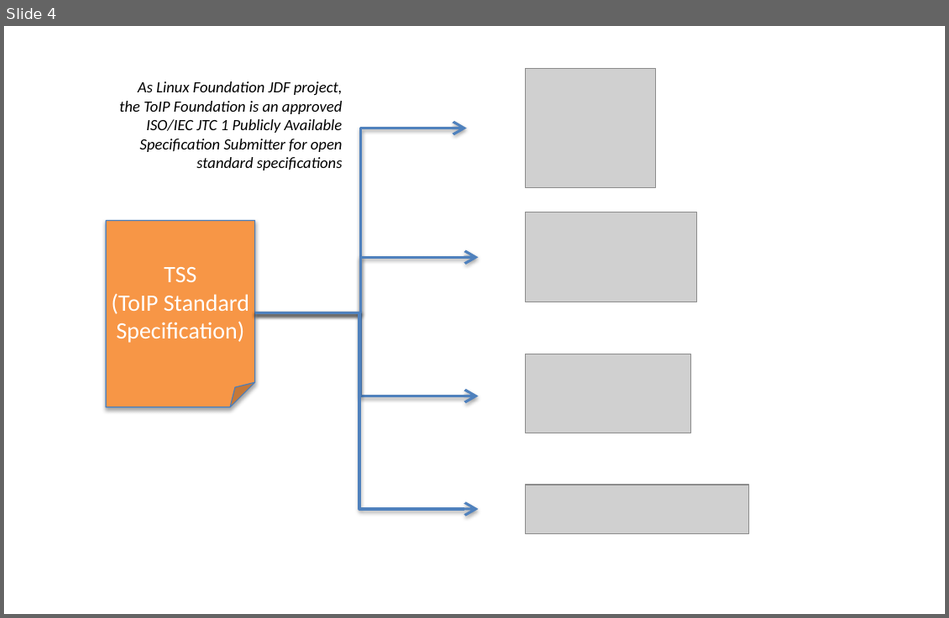
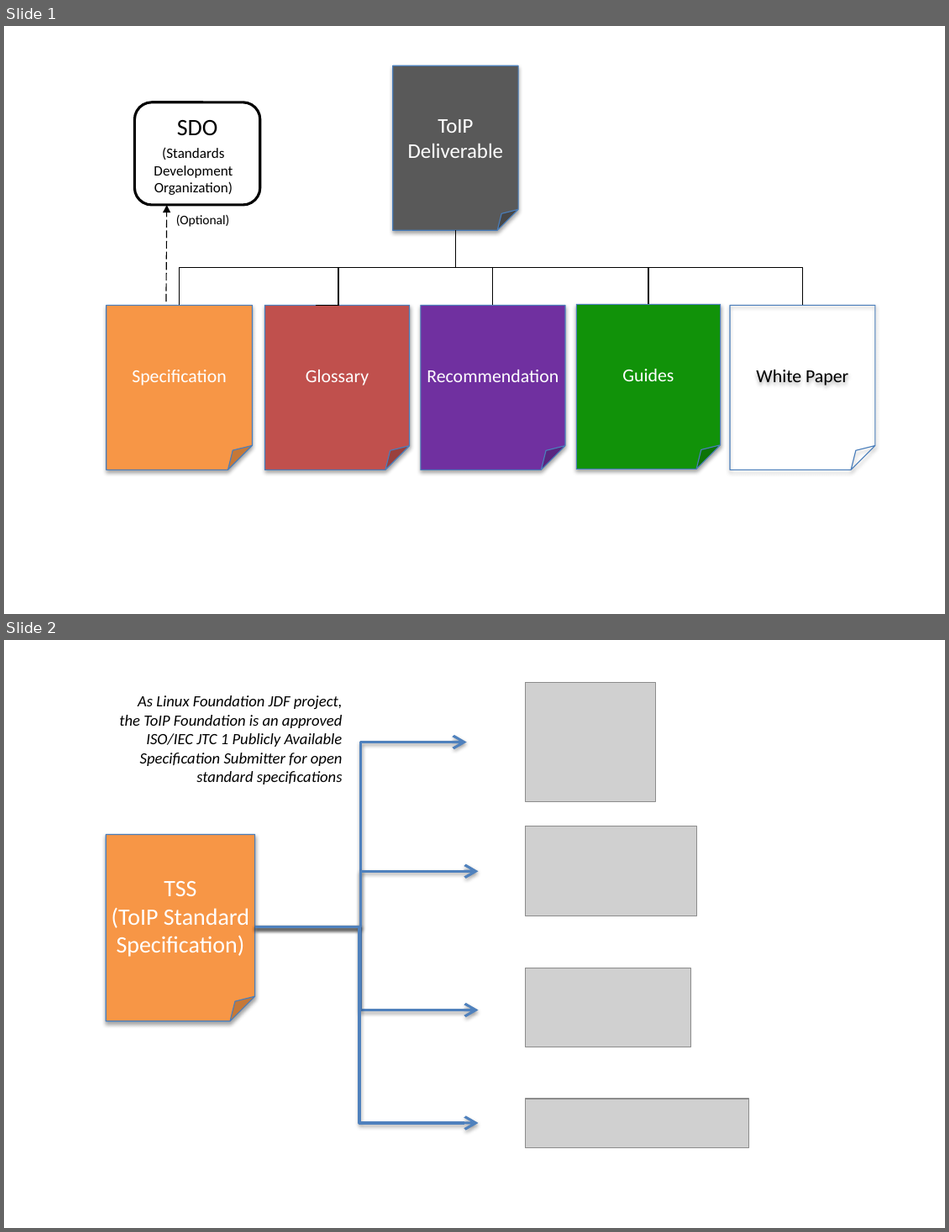
Before and after one commit to vinomaster/deliverables-firstdraft, a slide deck: _images/source_diagrams.pptx. Shown one above the other, each under a label of ours: slide 4 before the commit, slides 1 and 2 after it. The pictures are 949x618 and 949x1232 pixels, drawn with LibreOffice and Linux fonts; fonts in the diff are those of the drawing; grey boxes stand for pictures. Boxes give left, top, right and bottom in pixels: in the first picture for what was removed or moved away, otherwise in the second. Text is boxed around its words. In the diff, an @@ line names an element or a change of style, - is before the commit and + after.

```diff
--- a/_images/source_diagrams.pptx
+++ b/_images/source_diagrams.pptx
@@ slide 1 added at bbox=[4, 26, 945, 614], background #FFFFFF @@
@@ folded corner added at bbox=[393, 65, 518, 230], fill #595959, outline #4B7EBC 0.75 pt, 16 pt, text #FFFFFF @@
+ToIP
+Deliverable
@@ rounded rectangle added at bbox=[135, 102, 260, 205], outline #000000 2 pt, 18 pt, text #000000 @@
+SDO
@@ text added at bbox=[154, 147, 232, 195], 11 pt, text #000000 @@
+(Standards Development Organization)
@@ arrow added from (166, 302) to (167, 205), #000000 0.75 pt dashed @@
@@ text added at bbox=[176, 215, 230, 227], 10 pt, text #000000 @@
+(Optional)
@@ elbow line added from (456, 230) to (179, 306), #000000 0.75 pt @@
@@ elbow line added from (456, 230) to (493, 306), #000000 0.75 pt @@
@@ elbow line added from (456, 230) to (803, 306), #000000 0.75 pt @@
@@ elbow line added from (456, 230) to (648, 305), #000000 0.75 pt @@
@@ elbow line added from (362, 268) to (316, 306), #000000 0.75 pt @@
@@ folded corner added at bbox=[106, 306, 253, 470], fill #F79646, outline #4B7EBC 0.75 pt, 14 pt, text #FFFFFF @@
+Specification
@@ folded corner added at bbox=[264, 306, 410, 470], fill #C0504D, outline #4B7EBC 0.75 pt, 14 pt, text #FFFFFF @@
+Glossary
@@ folded corner added at bbox=[421, 306, 566, 470], fill #7030A0, outline #4B7EBC 0.75 pt, 14 pt, text #FFFFFF @@
+Recommendation
@@ folded corner added at bbox=[576, 305, 720, 470], fill #119209, outline #4B7EBC 0.75 pt, 14 pt, text #FFFFFF @@
+Guides
@@ folded corner added at bbox=[730, 306, 874, 470], outline #4B7EBC 0.75 pt, 14 pt, text #000000 @@
+White Paper
@@ what was slide 4 is now slide 2 @@
```
Also in this commit, not shown: 5 other files.
